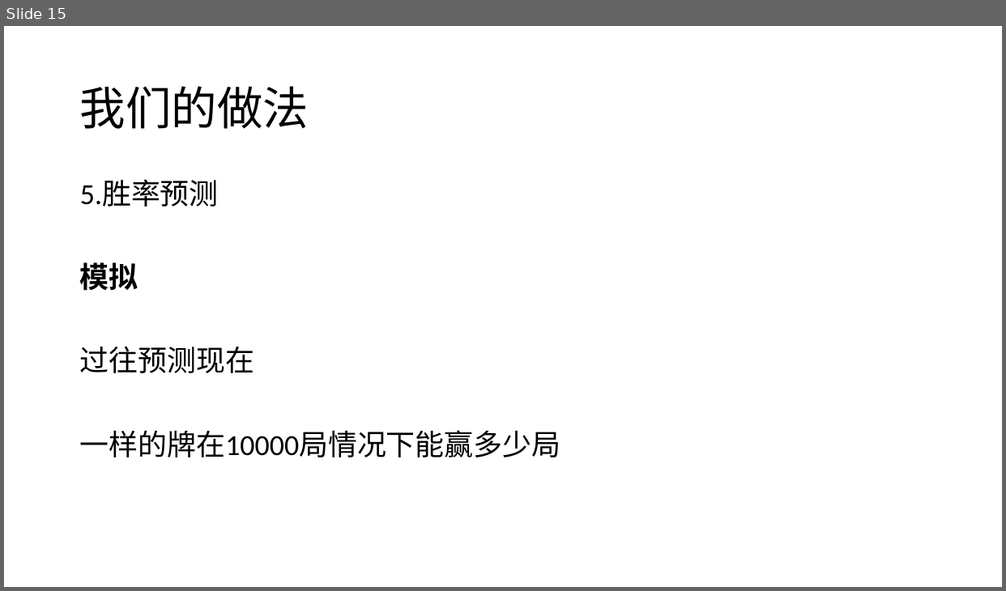
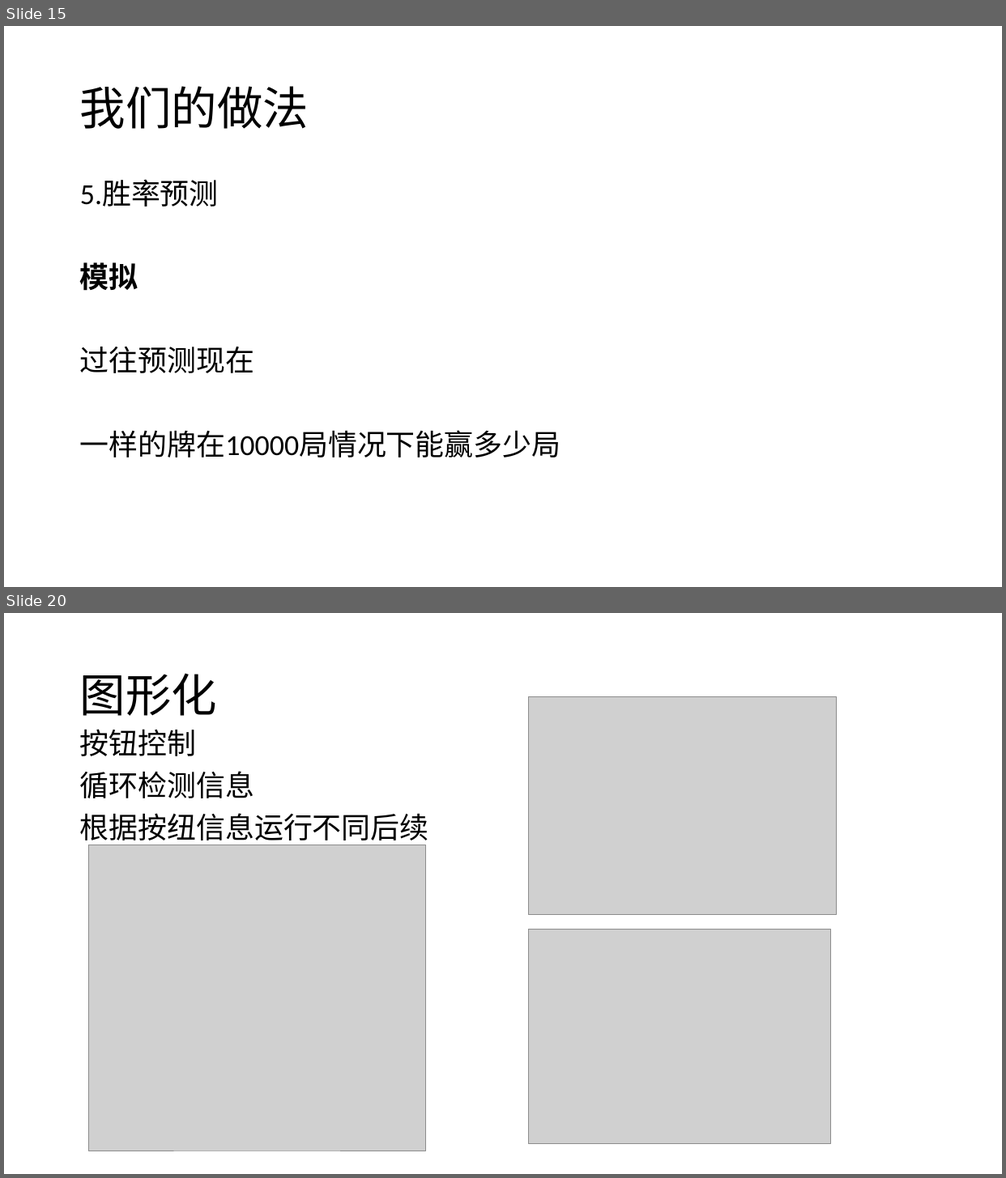
Before and after one commit to azukanawa/PokerGame, a slide deck: C语言小组汇报PPT.pptx. Shown one above the other, each under a label of ours: slide 15 before the commit, slides 15 and 20 after it; the slides between them are not shown. The pictures are 1006x591 and 1006x1178 pixels, drawn with LibreOffice and Linux fonts; fonts in the diff are those of the drawing; grey boxes stand for pictures. Boxes give left, top, right and bottom in pixels: in the first picture for what was removed or moved away, otherwise in the second. Text is boxed around its words. In the diff, an @@ line names an element or a change of style, - is before the commit and + after.

```diff
--- a/C语言小组汇报PPT.pptx
+++ b/C语言小组汇报PPT.pptx
@@ slide 20 added at bbox=[4, 613, 1002, 1174], background #FFFFFF @@
@@ title added at bbox=[80, 673, 217, 716], 44 pt, text #000000 @@
+图形化
@@ picture added at bbox=[528, 697, 836, 914] @@
@@ text added at bbox=[80, 729, 429, 845], 28 pt, text #000000 @@
+按钮控制
+循环检测信息
+根据按纽信息运行不同后续
@@ picture added at bbox=[88, 845, 425, 1152] @@
@@ picture added at bbox=[528, 929, 830, 1144] @@
```
Also in this commit, not shown: 4 slides changed, 7 other slides added, 9 other files.
